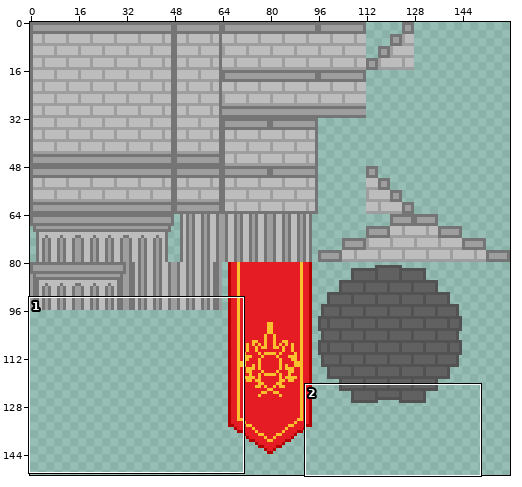
Pixel-art file -- res/tileset/14.aseprite. Above, an overview of the earlier version with the close-up marked.
Close-up. Earlier state:
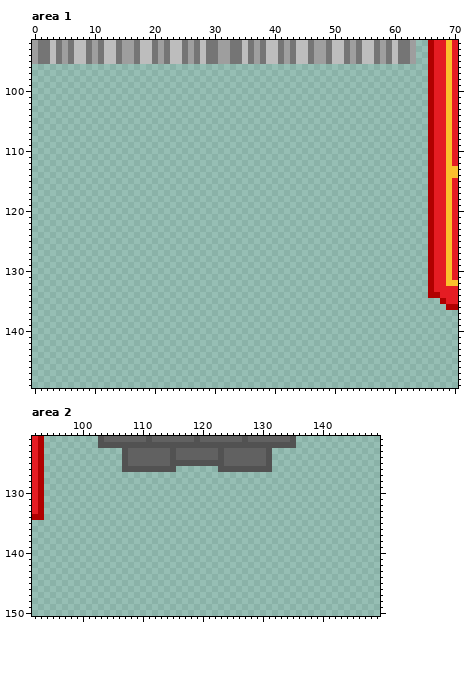
160x160 pixels, 1 frame. Shown: area 1: x 0..70, y 92..149; area 2: x 92..149, y 121..150. The wide view leaves out empty margins.
Now the later version:
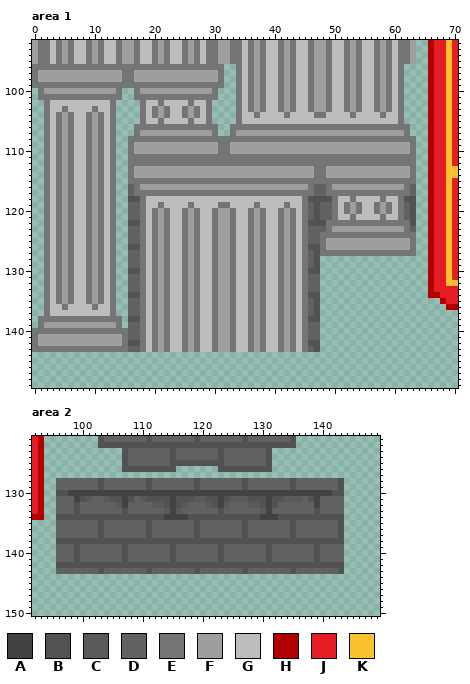
Palette (. is transparent): A #424242  B #525252  C #5a5a5a  D #616161  E #757575  F #9e9e9e  G #bdbdbd  H #b00000  J #e51c23  K #fbc02d
Change:
Changed rows in their new state; - is an unchanged pixel.
Area 1:
first column x 0:
 96 EEEEEEEEEEEEEEEEEEEEEEEEEEEEEEEE--EGEFEGGEFEGGEFFEGGEFEGGEFEGE--
 97 EFFFFFFFFFFFFFFEEFFFFFFFFFFFFFFE--EGEFEGGEFEGGEFFEGGEFEGGEFEGE--
 98 EFFFFFFFFFFFFFFEEFFFFFFFFFFFFFFE--EGEFEGGEFEGGEFFEGGEFEGGEFEGE--
 99 EEEEEEEEEEEEEEEEEEEEEEEEEEEEEEEE--EGEFEGGEFEGGEFFEGGEFEGGEFEGE--
100 -EFFFFFFFFFFFFE--EFFFFFFFFFFFFE---EGEFEGGEFEGGEFFEGGEFEGGEFEGE--
101 -EEEEEEEEEEEEEE--EEEEEEEEEEEEEE---EGEFEGGEFEGGEFFEGGEFEGGEFEGE--
102 --EGGGGGGGGGGE----EGGEGGGGEGGE----EGEFEGGEFEGGEFFEGGEFEGGEFEGE--
103 --EGGEGGGGEGGE----EGEFEGGEFEGE----EGEFEGGEFEGGEFFEGGEFEGGEFEGE--
104 --EGEFEGGEFEGE----EGEFEGGEFEGE----EGGEGGGGEGGGGEEGGGGEGGGGEGGE--
105 --EGEFEGGEFEGE----EGGEGGGGEGGE----EGGGGGGGGGGGGGGGGGGGGGGGGGGE--
106 --EGEFEGGEFEGE---EEEEEEEEEEEEEE--EEEEEEEEEEEEEEEEEEEEEEEEEEEEEE-
107 --EGEFEGGEFEGE---EFFFFFFFFFFFFE--EFFFFFFFFFFFFFFFFFFFFFFFFFFFFE-
108 --EGEFEGGEFEGE--EEEEEEEEEEEEEEEEEEEEEEEEEEEEEEEEEEEEEEEEEEEEEEEE
109 --EGEFEGGEFEGE--EFFFFFFFFFFFFFFEEFFFFFFFFFFFFFFFFFFFFFFFFFFFFFFE
110 --EGEFEGGEFEGE--EFFFFFFFFFFFFFFEEFFFFFFFFFFFFFFFFFFFFFFFFFFFFFFE
111 --EGEFEGGEFEGE--EEEEEEEEEEEEEEEEEEEEEEEEEEEEEEEEEEEEEEEEEEEEEEEE
112 --EGEFEGGEFEGE--EEEEEEEEEEEEEEEEEEEEEEEEEEEEEEEEEEEEEEEEEEEEEEEE
113 --EGEFEGGEFEGE--EFFFFFFFFFFFFFFFFFFFFFFFFFFFFFFEEFFFFFFFFFFFFFFE
114 --EGEFEGGEFEGE--EFFFFFFFFFFFFFFFFFFFFFFFFFFFFFFEEFFFFFFFFFFFFFFE
115 --EGEFEGGEFEGE--EEEEEEEEEEEEEEEEEEEEEEEEEEEEEEEEEEEEEEEEEEEEEEEE
116 --EGEFEGGEFEGE--DEFFFFFFFFFFFFFFFFFFFFFFFFFFFFEDDEFFFFFFFFFFFFED
117 --EGEFEGGEFEGE--DEEEEEEEEEEEEEEEEEEEEEEEEEEEEEEDDEEEEEEEEEEEEEED
118 --EGEFEGGEFEGE--BBEGGGGGGGGGGGGGGGGGGGGGGGGGGEBBBBEGGEGGGGEGGEBB
119 --EGEFEGGEFEGE--DDEGGEGGGGEGGGGEEGGGGEGGGGEGGEDBDDEGEFEGGEFEGEDB
120 --EGEFEGGEFEGE--DDEGEFEGGEFEGGEFFEGGEFEGGEFEGEDBDDEGEFEGGEFEGEDB
121 --EGEFEGGEFEGE--DDEGEFEGGEFEGGEFFEGGEFEGGEFEGEDBDDEGGEGGGGEGGEDB
122 --EGEFEGGEFEGE--BBEGEFEGGEFEGGEFFEGGEFEGGEFEGEBBBEEEEEEEEEEEEEEB
123 --EGEFEGGEFEGE--DDEGEFEGGEFEGGEFFEGGEFEGGEFEGEDDDEFFFFFFFFFFFFED
124 --EGEFEGGEFEGE--DDEGEFEGGEFEGGEFFEGGEFEGGEFEGEDDEEEEEEEEEEEEEEEE
125 --EGEFEGGEFEGE--DDEGEFEGGEFEGGEFFEGGEFEGGEFEGEDDEFFFFFFFFFFFFFFE
126 --EGEFEGGEFEGE--BBEGEFEGGEFEGGEFFEGGEFEGGEFEGEBBEFFFFFFFFFFFFFFE
127 --EGEFEGGEFEGE--DDEGEFEGGEFEGGEFFEGGEFEGGEFEGEDBEEEEEEEEEEEEEEEE
128 --EGEFEGGEFEGE--DDEGEFEGGEFEGGEFFEGGEFEGGEFEGEDB----------------
129 --EGEFEGGEFEGE--DDEGEFEGGEFEGGEFFEGGEFEGGEFEGEDB----------------
130 --EGEFEGGEFEGE--BBEGEFEGGEFEGGEFFEGGEFEGGEFEGEBB----------------
131 --EGEFEGGEFEGE--DDEGEFEGGEFEGGEFFEGGEFEGGEFEGEDD----------------
132 --EGEFEGGEFEGE--DDEGEFEGGEFEGGEFFEGGEFEGGEFEGEDD----------------
133 --EGEFEGGEFEGE--DDEGEFEGGEFEGGEFFEGGEFEGGEFEGEDD----------------
134 --EGEFEGGEFEGE--BBEGEFEGGEFEGGEFFEGGEFEGGEFEGEBB----------------
135 --EGEFEGGEFEGE--DDEGEFEGGEFEGGEFFEGGEFEGGEFEGEDB----------------
136 --EGGEGGGGEGGE--DDEGEFEGGEFEGGEFFEGGEFEGGEFEGEDB----------------
137 --EGGGGGGGGGGE--DDEGEFEGGEFEGGEFFEGGEFEGGEFEGEDB----------------
138 -EEEEEEEEEEEEEE-BBEGEFEGGEFEGGEFFEGGEFEGGEFEGEBB----------------
139 -EFFFFFFFFFFFFE-DDEGEFEGGEFEGGEFFEGGEFEGGEFEGEDD----------------
140 EEEEEEEEEEEEEEEEDDEGEFEGGEFEGGEFFEGGEFEGGEFEGEDD----------------
141 EFFFFFFFFFFFFFFEDDEGEFEGGEFEGGEFFEGGEFEGGEFEGEDD----------------
142 EFFFFFFFFFFFFFFEBBEGEFEGGEFEGGEFFEGGEFEGGEFEGEBB----------------
143 EEEEEEEEEEEEEEEEDDEGEFEGGEFEGGEFFEGGEFEGGEFEGEDB----------------
Area 2:
first column x 96:
128 DDDDDDDBDDDDDDDBDDDDDDDBDDDDDDDBDDDDDDDBDDDDDDDB
129 DDDDDDDBDDDDDDDBDDDDDDDBDDDDDDDBDDDDDDDBDDDDDDDB
130 BBAAAAAAAAAAAAAAAAAAAAAAAAAAAAAAAAAAAAAAAAAAAABB
131 DDDABCDDCBBABDCBBBBABBBCCBBABCCCBBBABBCCCDBADDDD
132 DDDBDDDDDDCADDDDCCBABCDDDCBACDDDCCBABDDDDDDADDDD
133 DDDBDDDDDDDBDDDDDDCACDDDDDDBDDDDDDCADDDDDDDBDDDD
134 BBBBBBBBBBBBBBBBBBAAAABBBBBBBBBBBBAAABBBBBBBBBBB
135 DDDDDDDBDDDDDDDBDDDDDDDBDDDDDDDBDDDDDDDBDDDDDDDB
136 DDDDDDDBDDDDDDDBDDDDDDDBDDDDDDDBDDDDDDDBDDDDDDDB
137 DDDDDDDBDDDDDDDBDDDDDDDBDDDDDDDBDDDDDDDBDDDDDDDB
138 BBBBBBBBBBBBBBBBBBBBBBBBBBBBBBBBBBBBBBBBBBBBBBBB
139 DDDBDDDDDDDBDDDDDDDBDDDDDDDBDDDDDDDBDDDDDDDBDDDD
140 DDDBDDDDDDDBDDDDDDDBDDDDDDDBDDDDDDDBDDDDDDDBDDDD
141 DDDBDDDDDDDBDDDDDDDBDDDDDDDBDDDDDDDBDDDDDDDBDDDD
142 BBBBBBBBBBBBBBBBBBBBBBBBBBBBBBBBBBBBBBBBBBBBBBBB
143 DDDDDDDBDDDDDDDBDDDDDDDBDDDDDDDBDDDDDDDBDDDDDDDB
